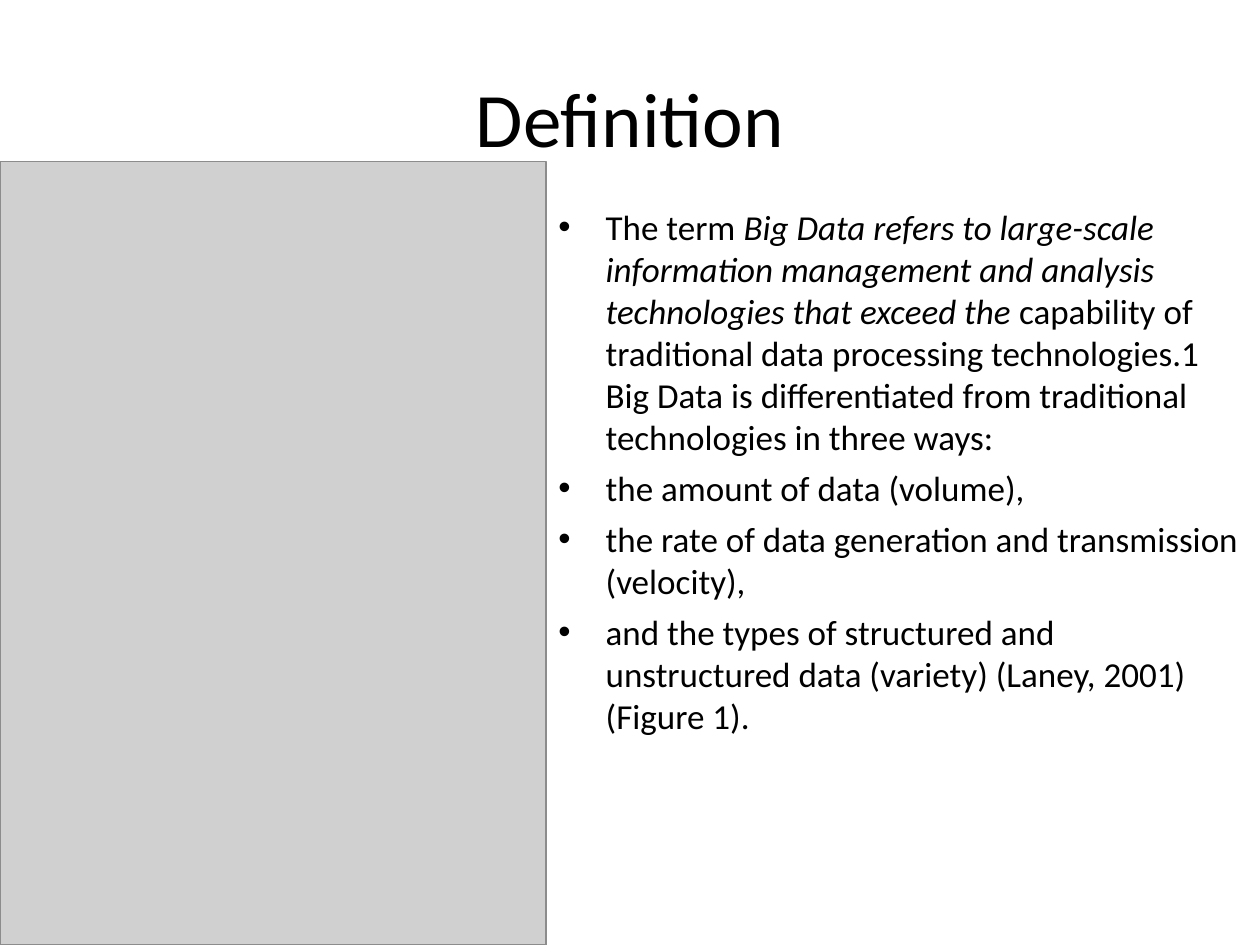
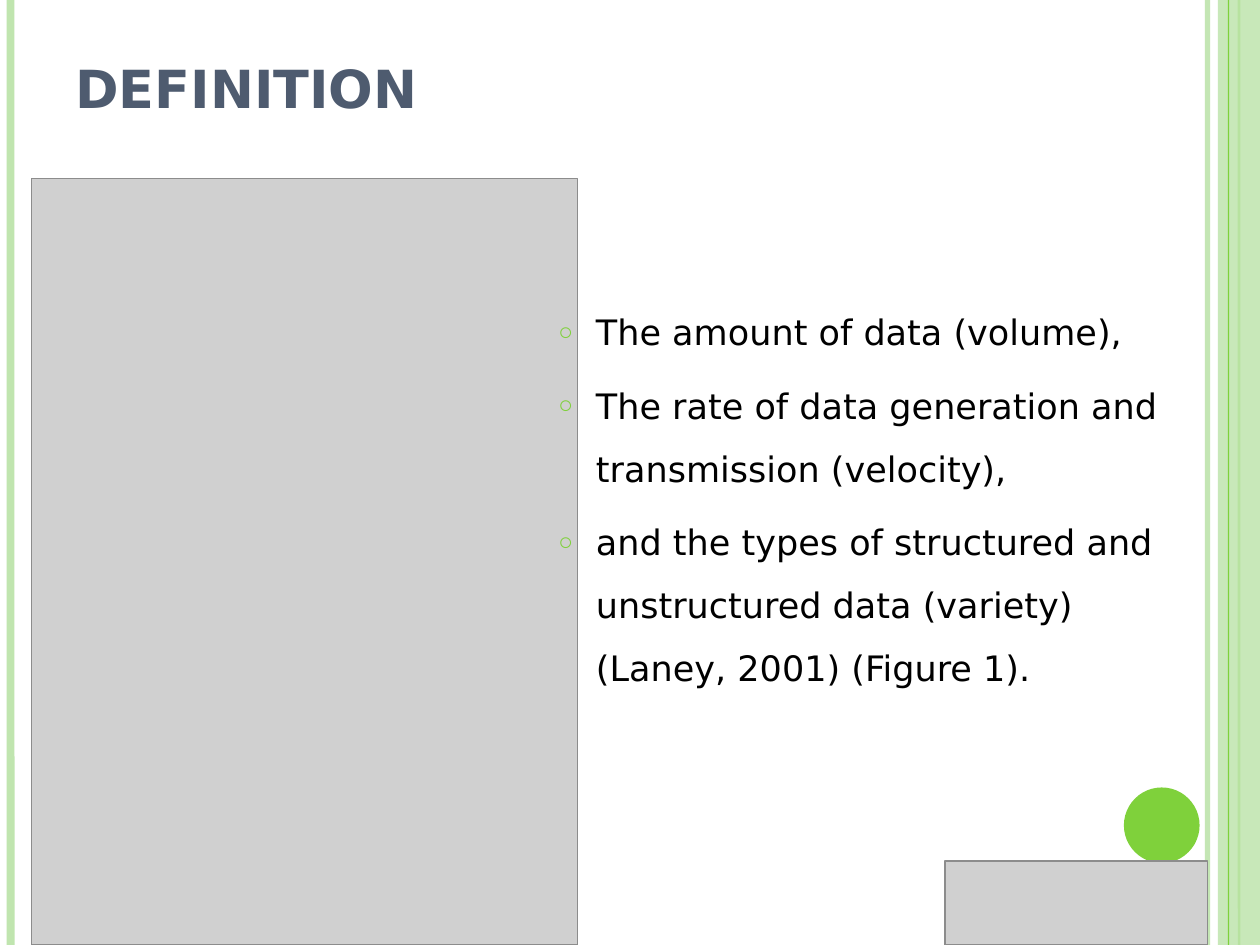
Before and after one commit to NUS-Anonymous/LTA-Data, a slide deck: slide 2 of Business Final Presentation/Presentation1.ppt (slide 1 before the commit). Drawn at 1260x945 pixels with LibreOffice and Linux fonts; fonts in the diff are those of the drawing; grey boxes stand for pictures. Boxes give left, top, right and bottom in pixels: in the first picture for what was removed or moved away, otherwise in the second. Text is boxed around its words. In the diff, an @@ line names an element or a change of style, - is before the commit and + after.

```diff
--- a/Business Final Presentation/Presentation1.ppt
+++ b/Business Final Presentation/Presentation1.ppt
@@ line added from (10, 0) to (10, 945), #C0E5AF 4.51 pt @@
@@ title "DEFINITION" at (x1=75, y1=69, x2=417, y2=109): vertical alignment middle to bottom @@
@@ line added from (1207, 0) to (1207, 945), #C0E5AF 3 pt @@
@@ rectangle added at (x1=1218, y1=0, x2=1260, y2=945), fill #C0E5AF at 87% opacity @@
@@ line added from (1228, 0) to (1228, 945), #7FD13B 0.74 pt @@
@@ line added from (1239, 0) to (1239, 945), #7FD13B 1.5 pt @@
@@ title at (x1=75, y1=69, x2=417, y2=109): text changed; size 44 to 30 pt; font Calibri to DejaVu Sans; text colour #000000 to #4E5B6F; bold on @@
-Definition
+DEFINITION
@@ picture resized from (x1=0, y1=161, x2=546, y2=945) to (x1=32, y1=179, x2=577, y2=945) @@
@@ text "The amount of data (volume)," moved from (x1=606, y1=215, x2=1238, y2=735) to (x1=596, y1=318, x2=1157, y2=689) @@
@@ text at (x1=596, y1=318, x2=1157, y2=490): text changed; font Calibri to DejaVu Sans @@
-• The term Big Data refers to large-scale information management and analysis technologies that exceed the capability of traditional data processing technologies.1 Big Data is differentiated from traditional technologies in three ways:
-• the amount of data (volume),
-• the rate of data generation and transmission (velocity),
+○ The amount of data (volume),
+○ The rate of data generation and transmission (velocity),
@@ text at (x1=596, y1=528, x2=1153, y2=689): font Calibri to DejaVu Sans in "and the types of structured and unstructured ..."; bullet • to ○; line spacing 1 to 1.5; more space between paragraphs; bullet colour #000000 to #7FD13B @@
@@ ellipse added at (x1=1124, y1=788, x2=1200, y2=863), fill #7FD13B @@
@@ picture added at (x1=945, y1=861, x2=1207, y2=945) @@
```
Also in this commit, not shown: 20 other slides changed, 4 slides added, 2 slides removed, 26 other files.
